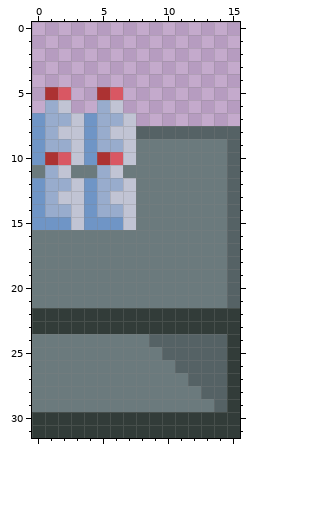
One commit to this pixel-art sprite: gfx/regal_left.png. Above: the version before the commit.
The file is 16x32 pixels.
After the commit:
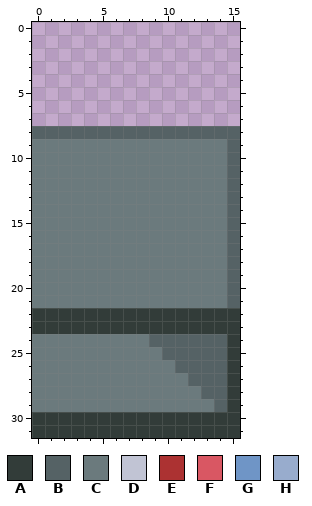
Palette (. is transparent): A #323c39  B #556265  C #6b7a7d  D #c1c4d4  E #ac3232  F #d95763  G #6f95c6  H #98accd
The edit:
@@ x 0..9 @@
  4 ..........
- 5 .EF..EF...
- 6 .HD..HD...
- 7 GHHDGHHD..
- 8 GHDDGHDDBB
- 9 GHHDGHHDCC
-10 GEFDGEFDCC
-11 CHDCCHDCCC
-12 GHHDGHHDCC
-13 GHDDGHDDCC
-14 GHHDGHHDCC
-15 GGGDGGGDCC
+ 5 ..........
+ 6 ..........
+ 7 ..........
+ 8 BBBBBBBBBB
+ 9 CCCCCCCCCC
+10 CCCCCCCCCC
+11 CCCCCCCCCC
+12 CCCCCCCCCC
+13 CCCCCCCCCC
+14 CCCCCCCCCC
+15 CCCCCCCCCC
 16 CCCCCCCCCC
Changed places in both pictures, as pixel boxes (x1, y1, x2, y2):
changed: (32, 87, 136, 230)
